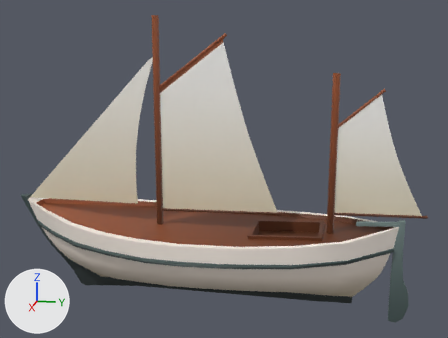
Before and after pictures for a commit that changed the FBX model Assets/3DModels/boat_v2.fbx.
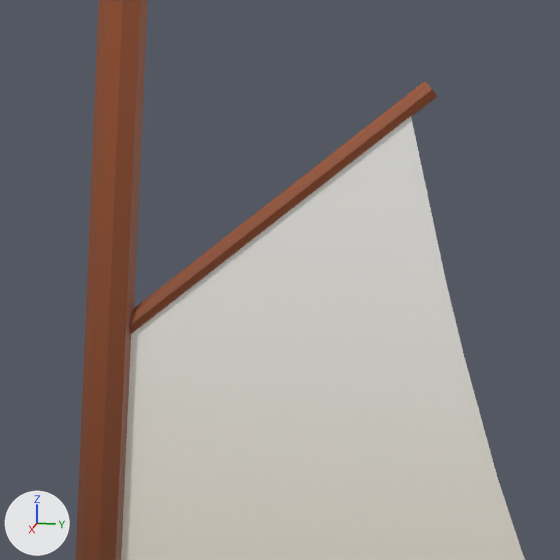
The first picture shows the older version from a 50 mm camera at (0.1175, 0.0212, 0.0488) aimed at (-0.0004, -0.0024, 0.0193). The close-ups show both versions on the part from 71% to 90% of the width and 22% to 49% of the height of that picture; other places that the commit changed are outside them. Lighting does not change. The marker at lower left points along +X, +Y and +Z. Where no turn or scale is listed for an object, it has been applied to the vertices.

The first close-up shows 'matDArtimon', 'tapecul'.
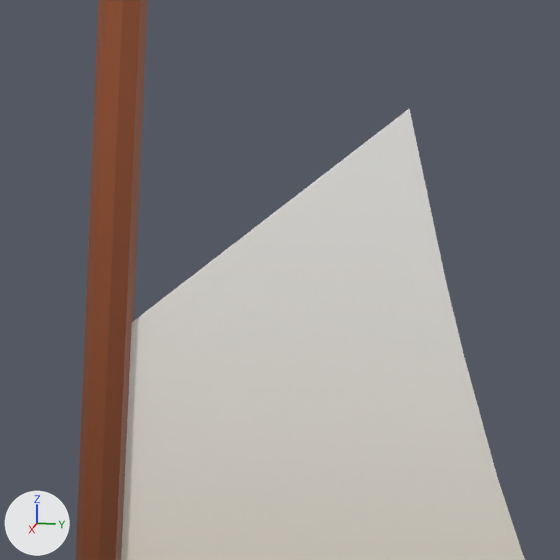
Location of each change, [x1, y1, x2, y2] in pixels of the close-ups (560 x 560 px):
'matDArtimon', reshaped
    before: [76, 0, 438, 560]
    after: [76, 0, 148, 560]
part 1 of me_mesh_002, deleted (brown)
    before: [129, 81, 438, 334]

The change, as a diff of the scene's bpy script:
```diff
--- a/Assets/3DModels/boat_v2.fbx.py
+++ b/Assets/3DModels/boat_v2.fbx.py
@@ me_mesh_002 @@
 # used by ob_matdartimon; location = (0.00003, 0.01893, 0.00698)
 # verts and faces of me_mesh_002; kept vertices keep their numbers, new ones are numbered from 54
 # before: 0 (0.0002, 0.0, 0.0209), 1 (0.0, 0.0001, 0.0208), 2 (-0.0002, 0.0, 0.0209), 3 (-0.0003, -0.0001, 0.021), 4 (-0.0002, -0.0003, 0.0212)
 # before: 5 (0.0, -0.0003, 0.0213), 6 (0.0002, -0.0003, 0.0212), 7 (0.0003, -0.0001, 0.021), 8 (0.0002, 0.009, 0.0286) at pixel (436, 95), 9 (0.0, 0.009, 0.0286) at pixel (437, 96)
 # before: 10 (-0.0002, 0.009, 0.0286) at pixel (435, 93), 11 (-0.0003, 0.0088, 0.0288) at pixel (430, 87), 12 (-0.0002, 0.0087, 0.029) at pixel (426, 82), 13 (0.0, 0.0086, 0.029) at pixel (425, 80), 14 (0.0002, 0.0087, 0.029) at pixel (427, 83)
 # before: 15 (0.0003, 0.0088, 0.0288) at pixel (431, 89), 17 (0.0, 0.0088, 0.0288) at pixel (431, 88)
-me_mesh_002.from_pydata(...)  # 54 vertices, 72 faces; spans x -0.0007..0.0007, y -0.0007..0.018, z -0.0006..0.0317
+me_mesh_002.from_pydata(...)  # 45 vertices, 56 faces; spans x -0.0007..0.0007, y -0.0007..0.018, z -0.0006..0.0317
+# me_mesh_002 part 1
+delete_vertices([*range(8, 16), 17])  # with the faces that use them
 me_mesh_002.materials.append(mat_boat3)
```
